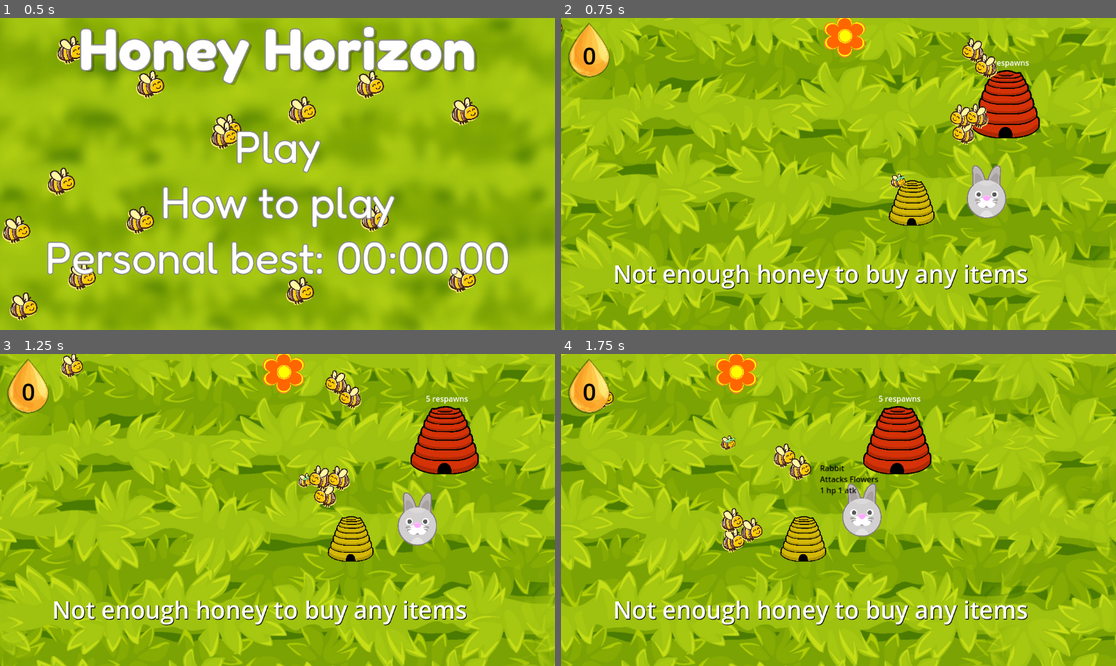
Above: before the commit, frames 1-4 (two rows, left to right).
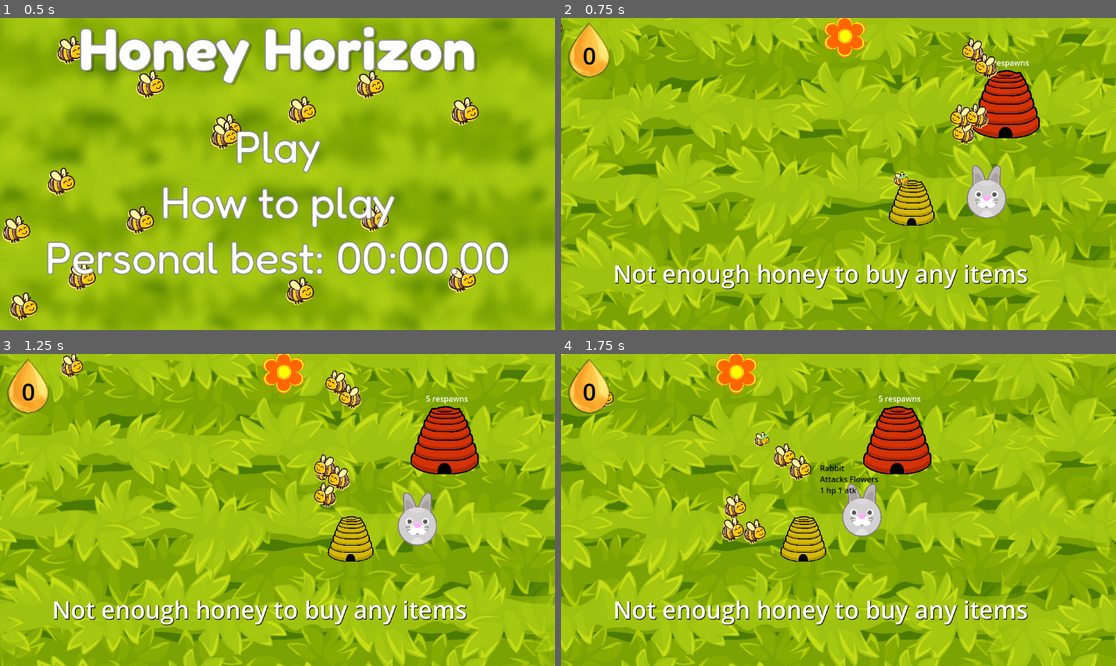
Above: after the commit, the same moments.

Repository: jam53/GMTK-Gamejam-2024
Game: Godot game, scene res://scenes/main_menu.tscn
Same seed, same stepped clock (60 frames per second), same inputs: the game is played once before the commit and once after it.
Inputs (mouse positions are in pixels of both pictures, inside the frame that each line leads up to):
- Up to frame 1 (0.5 s): no input
- Up to frame 2 (0.75 s): click "Play" at 0.5 s
- Up to frame 3 (1.25 s): no input
- Up to frame 4 (1.75 s): move the mouse to (977, 519) at 1.27 s; press the mouse at (977, 519) at 1.28 s; hold D (right) from 1.28 s (still down)

Frame 1 is identical in both runs. In frame 2, 0.1% of the frame differs, in the area x 59-63%, y 49-55%; in frame 3, 0.5%; in frame 4, 1.0%, in the area x 28-38%, y 24-64%.

Commit message:
fix pollinator target

Diff:
--- a/scripts/pollinator.gd
+++ b/scripts/pollinator.gd
@@ -14,21 +14,28 @@
 var _in_hive := false
 var found_flower_location : Vector2
 var found_flower_parent : Node
+var found_flower : Node
 
 func _ready():
 	pollinate_timer.wait_time = pollinateTime
 	hive_timer.wait_time = hiveTime
 
 func _process(delta):
-	if not _in_hive and boids_component.lure == null:
-		var found_flower = find_flower()
+	if not _in_hive and (boids_component.lure == null or (not _flower_found and boids_component.lure == hive)):
+		print("finding new flower")
+		found_flower = find_flower()
 
 		if found_flower == null:
-			boids_component.lure = null
+			boids_component.lure = hive
 		else:
 			found_flower_location = found_flower.global_position
 			found_flower_parent = found_flower.get_parent()
-			boids_component.lure = find_flower()
+			boids_component.lure = found_flower
+
+	if is_instance_valid(found_flower) and found_flower.is_in_group("occupied_flowers"):
+		boids_component.lure = null
+
+
 
 func find_flower() -> Node2D:
 	var flowers = get_tree().get_nodes_in_group("flowers")
